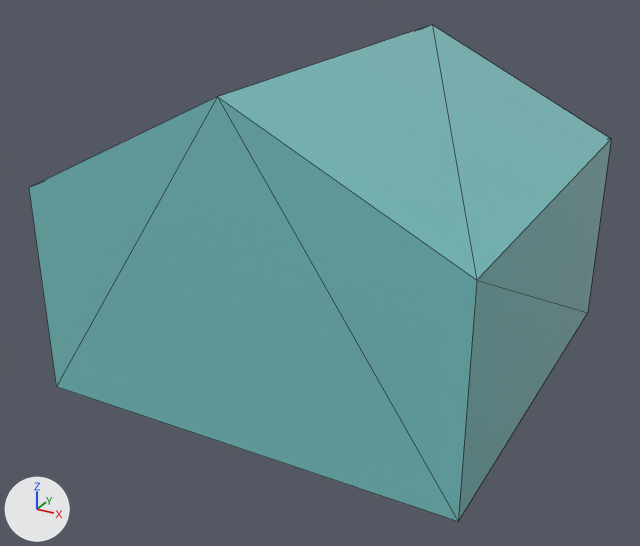
Two versions of the glTF model Project 04_EW Residence.glb, one commit apart.
Rendered twice from a 50 mm camera at (0.914, -1.785, 1.084) aimed at (-0.023, -0.081, 0.232). The axes (+X, +Y, +Z) are drawn at lower left. The lights are the same throughout. The older version comes first. Mesh edges are drawn as thin lines. Vertices at exactly the same position are counted once.
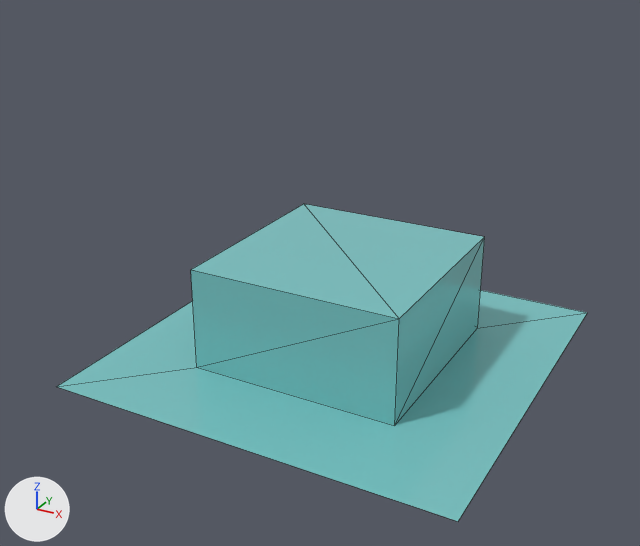
What differs and where, as boxes [x1, y1, x2, y2] in the pictures (640 x 546 px):
'Mesh_0', reshaped: before [29, 25, 611, 521]; after [57, 290, 587, 521]
'Mesh_1', added (cyan): after [191, 204, 485, 425]

Edits to the bpy script that builds the scene:
```text
Change me_mesh_0:
    used by ob_mesh_0; location = (0.0, 0.0, 0.0)
    remove me_mesh_0.from_pydata(...)  # 10 vertices, 16 faces; spans x -0.5..0.5, y -0.5..0.5, z 0.0..0.738
    add me_mesh_0.from_pydata(...)  # 4 vertices, 2 faces; spans x -0.5..0.5, y -0.5..0.5, z 0.0
    me_mesh_0 part 1
    6 vertices are removed from x -0.5..0.5, y -0.5..0.5, z 0.49..0.738
    16 faces are deleted
    2 new faces join them
Add me_mesh_1:
    me_mesh_1.from_pydata(...)  # a box spanning x -0.265..0.265, y -0.265..0.265, z 0.0..0.26
    me_mesh_1.materials.append(mat_plastic)  # cyan #78c2c2
Add ob_mesh_1:
    ob_mesh_1 = bpy.data.objects.new('Mesh_1', me_mesh_1)
    ob_mesh_1.location = (0.0, 0.0, 0.0)
```
